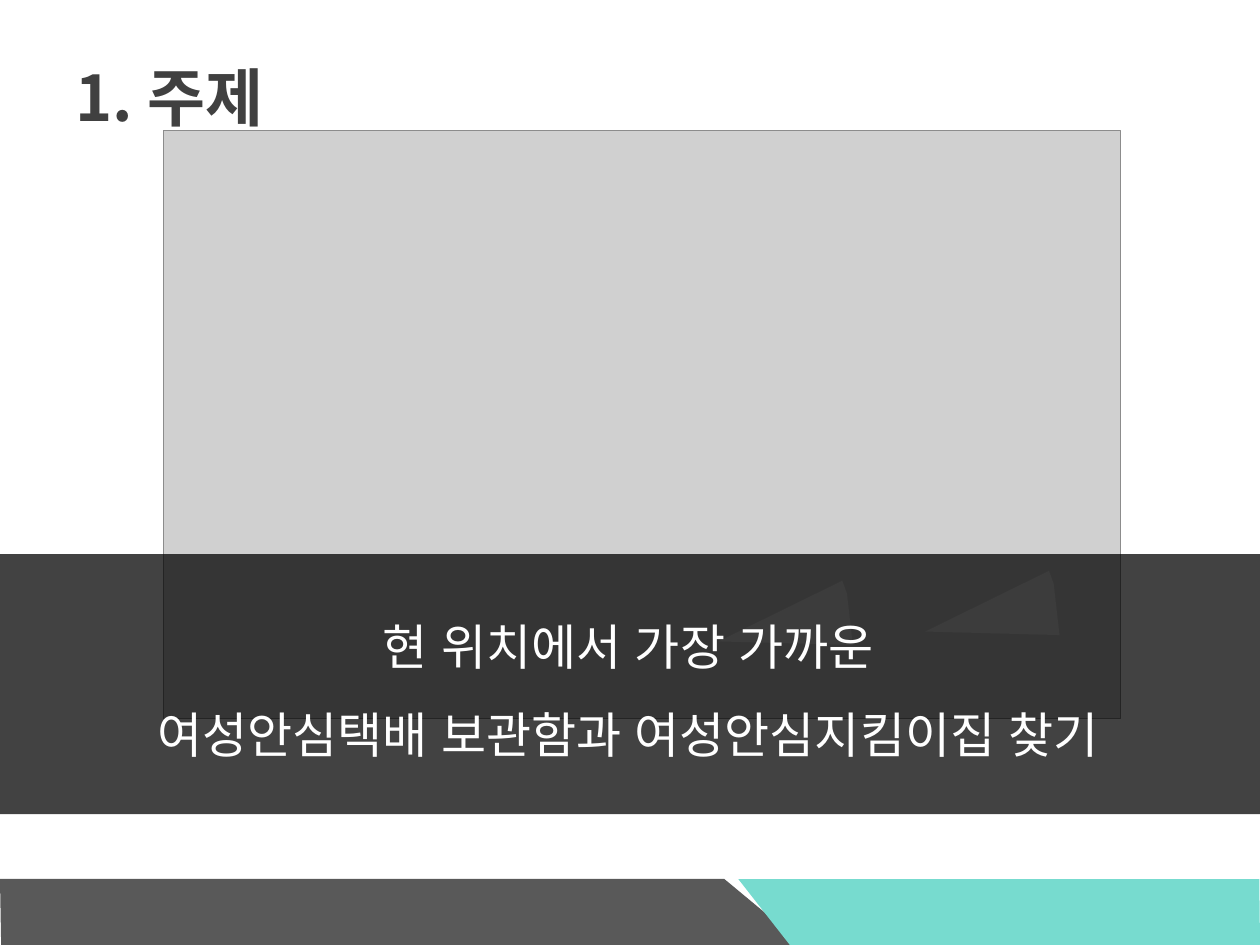
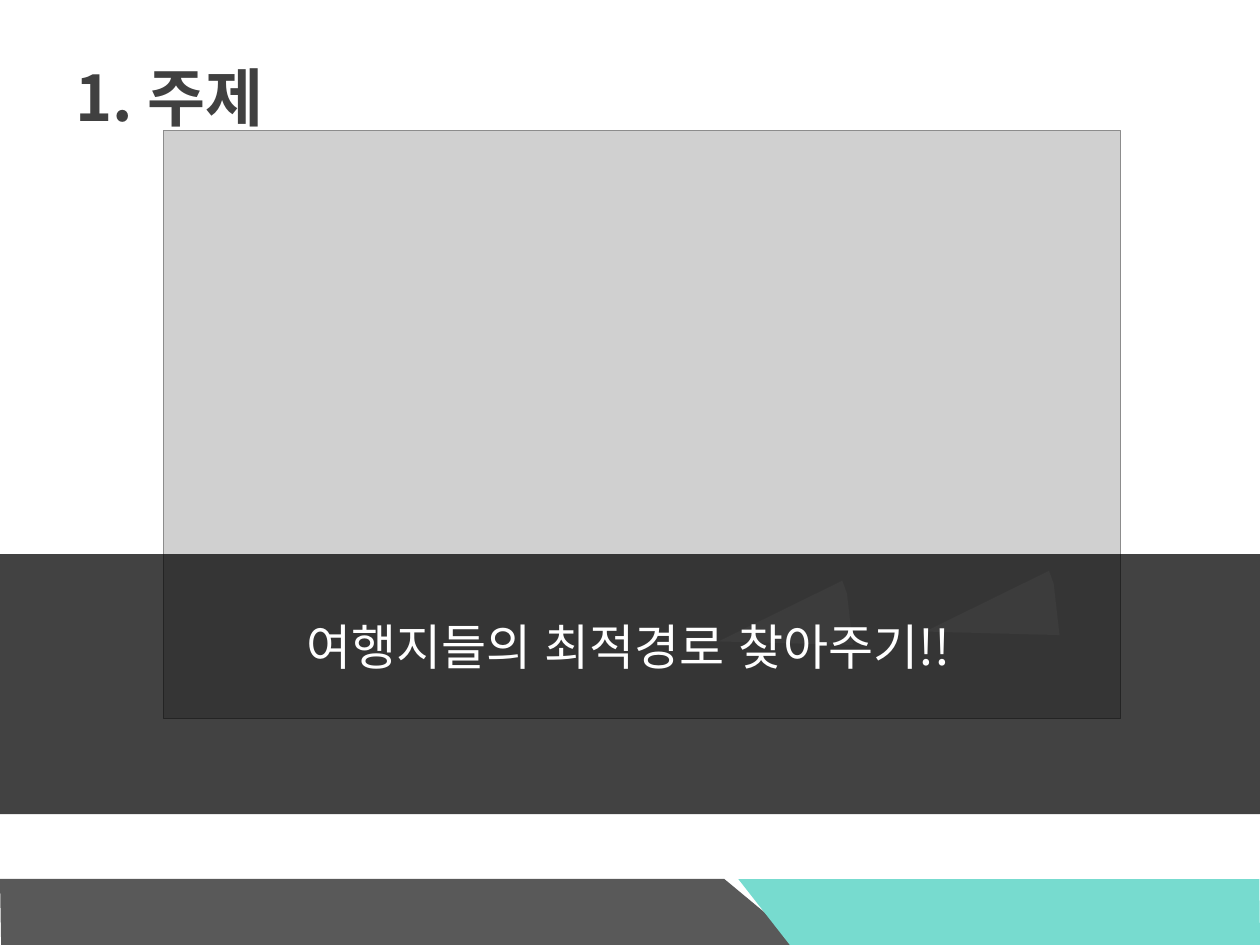
Before and after one commit to wlgh325/DS, a slide deck: slide 3 of 제주도 자구설.pptx. Drawn at 1260x945 pixels with LibreOffice and Linux fonts; fonts in the diff are those of the drawing; grey boxes stand for pictures. Boxes give left, top, right and bottom in pixels: in the first picture for what was removed or moved away, otherwise in the second. Text is boxed around its words. In the diff, an @@ line names an element or a change of style, - is before the commit and + after.

Commit message:
다른주제 수정

```diff
--- a/제주도 자구설.pptx
+++ b/제주도 자구설.pptx
@@ text at [306,624,951,669]: text changed @@
-현 위치에서 가장 가까운
-여성안심택배 보관함과 여성안심지킴이집 찾기
+여행지들의 최적경로 찾아주기!!
```
